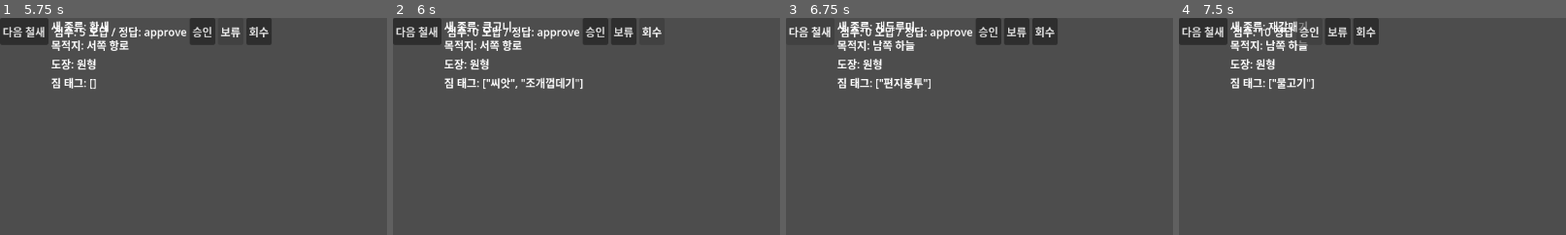
Above: before the commit, frames 1-4 (left to right).
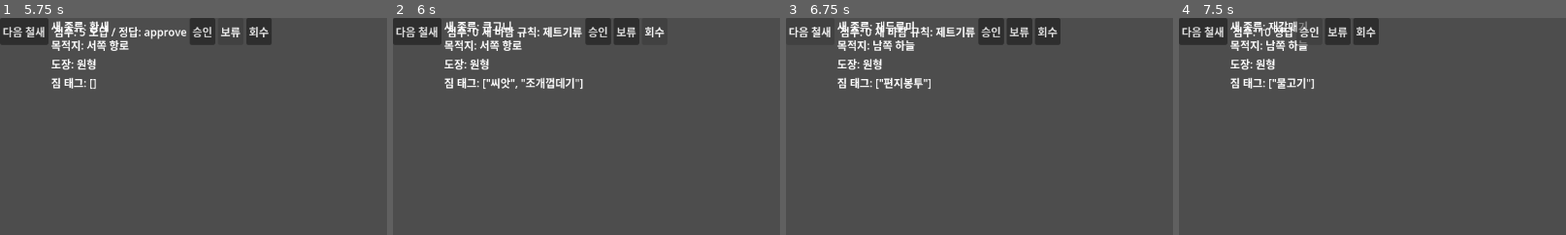
Above: after the commit, the same moments.

Repository: Librariann/Feather-Customs
Game: Godot game, scene res://scenes/main.tscn
Same seed, same stepped clock (60 frames per second), same inputs: the game is played once before the commit and once after it.
Inputs:
- Up to frame 1 (5.75 s): click "승인" at 0.5 s; click "보류" at 1.25 s; click "회수" at 2 s; click "다음 철새" at 2.75 s; click "다음 철새" at 3.5 s; click "승인" at 4.25 s; click "보류" at 5 s
- Up to frame 2 (6 s): click "회수" at 5.75 s
- Up to frame 3 (6.75 s): click "다음 철새" at 6.5 s
- Up to frame 4 (7.5 s): click "승인" at 7.25 s
The pictures show only the part of the screen within x 0-50%, y 0-50%; the shares and areas given below are measured in that part.

Frame 1 is identical in both runs. In frame 2, 1.6% of the frame differs, in the area x 23-71%, y 0-13%; in frame 3, 1.8%; in frame 4, nothing differs.

Commit message:
바람 규칙 추가

Diff:
--- a/scenes/main.gd
+++ b/scenes/main.gd
@@ -7,6 +7,10 @@
 @onready var score_label: Label = $CanvasLayer/HBoxContainer/ScoreLabel
 @onready var result_label: Label = $CanvasLayer/HBoxContainer/ResultLabel
 
+var inspected_count := 0
+var wave_size := 6
+var destination_history: Array = []
+var current_wind_rule: Dictionary = {}
 var current_bird: Dictionary = {}
 var score := 0
 
@@ -130,6 +134,80 @@
 	if passport["is_valid"] == false:
 		return "hold"
 	return "approve"
+
+func record_destination(destination: String) -> void:
+	destination_history.append(destination)
+
+func get_recent_destinations() -> Array:
+	var start_index = max(0, destination_history.size() - wave_size)
+	return destination_history.slice(start_index, destination_history.size())
+
+func count_destinations(destinations_to_count: Array) -> Dictionary:
+	var result := {}
+
+	for destination in destinations_to_count:
+		if not result.has(destination):
+			result[destination] = 0
+		result[destination] += 1
+	return result
+
+func create_wind_rule_from_destinations(destinations_to_analyze: Array) -> Dictionary:
+	var counts := count_destinations(destinations_to_analyze)
+
+	var north_count: int= counts.get("북쪽 하늘", 0)
+	var south_count: int= counts.get("남쪽 하늘", 0)
+	var east_count: int= counts.get("동쪽 항로", 0)
+	var west_count: int= counts.get("서쪽 항로", 0)
+
+	if north_count >= 4:
+		return {
+			"id": "north_wind",
+			"name": "북풍",
+			"description": "북쪽 하늘로 향하는 철새가 급증했습니다. 다음 웨이브에서 북쪽 항로가 활성화됩니다.",
+			"effect_type": "destination_bias",
+			"target": "북쪽 하늘",
+			"value": 30
+		}
+
+	if south_count >= 4:
+		return {
+			"id": "south_wind",
+			"name": "남풍",
+			"description": "남쪽 하늘로 향하는 철새가 급증했습니다. 다음 웨이브에서 남쪽 항로가 활성화됩니다.",
+			"effect_type": "destination_bias",
+			"target": "남쪽 하늘",
+			"value": 30
+		}
+
+	if east_count + west_count >= 4:
+		return {
+			"id": "jet_stream",
+			"name": "제트기류",
+			"description": "동서 항로 이동량이 증가했습니다. 다음 웨이브에서 대기열 흐름이 빨라집니다.",
+			"effect_type": "queue_shift",
+			"target": "horizontal_routes",
+			"value": 1
+		}
+
+	return {
+		"id": "turbulence",
+		"name": "난기류",
+		"description": "목적지가 분산되어 바람길이 불안정합니다.",
+		"effect_type": "unstable",
+		"target": "all",
+		"value": 1
+	}
+
+func generate_wind_rule() -> void:
+	var recent_destinations := get_recent_destinations()
+	current_wind_rule = create_wind_rule_from_destinations(recent_destinations)
+
+	print("===== 바람 규칙 생성 =====")
+	print("검사 수: ", inspected_count)
+	print("최근 목적지: ", recent_destinations)
+	print("생성된 규칙: ", current_wind_rule)
+
+	result_label.text = "새 바람 규칙: " + current_wind_rule["name"]
 
 func judge_action(player_action: String) -> void:
 
@@ -143,6 +221,10 @@
 		score -= 5
 		result_label.text = "오답 / 정답: " + correct_action
 	score_label.text = "점수: " + str(score)
+	record_destination(current_bird["passport"]["destination"])
+	inspected_count += 1
+	if inspected_count % wave_size == 0:
+		generate_wind_rule()
 	current_bird = generate_bird()
 	display_bird(current_bird)
 
